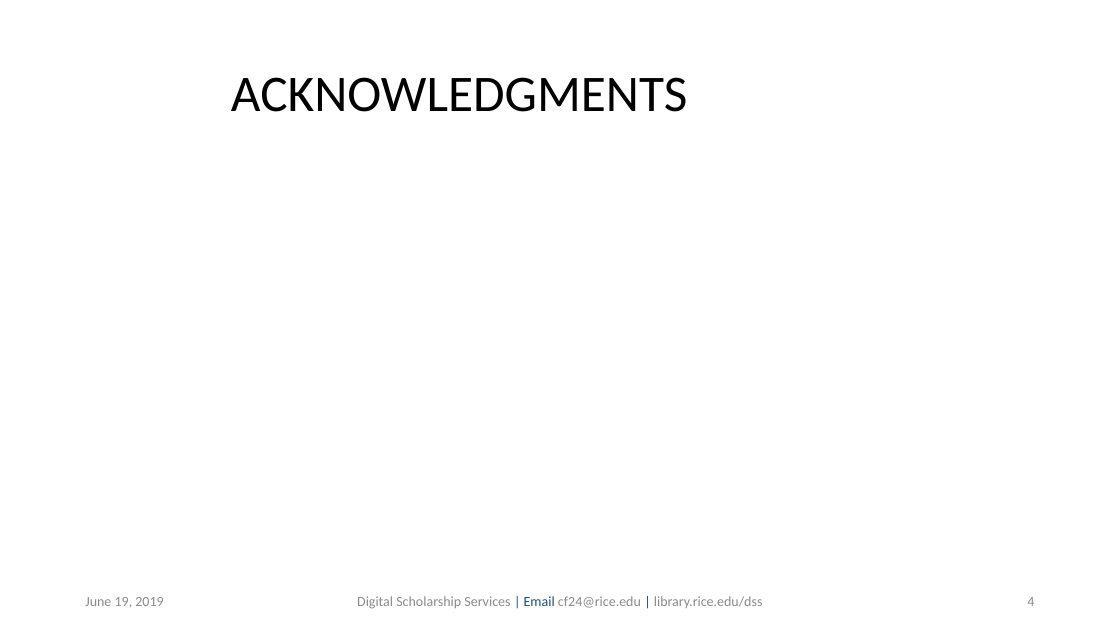
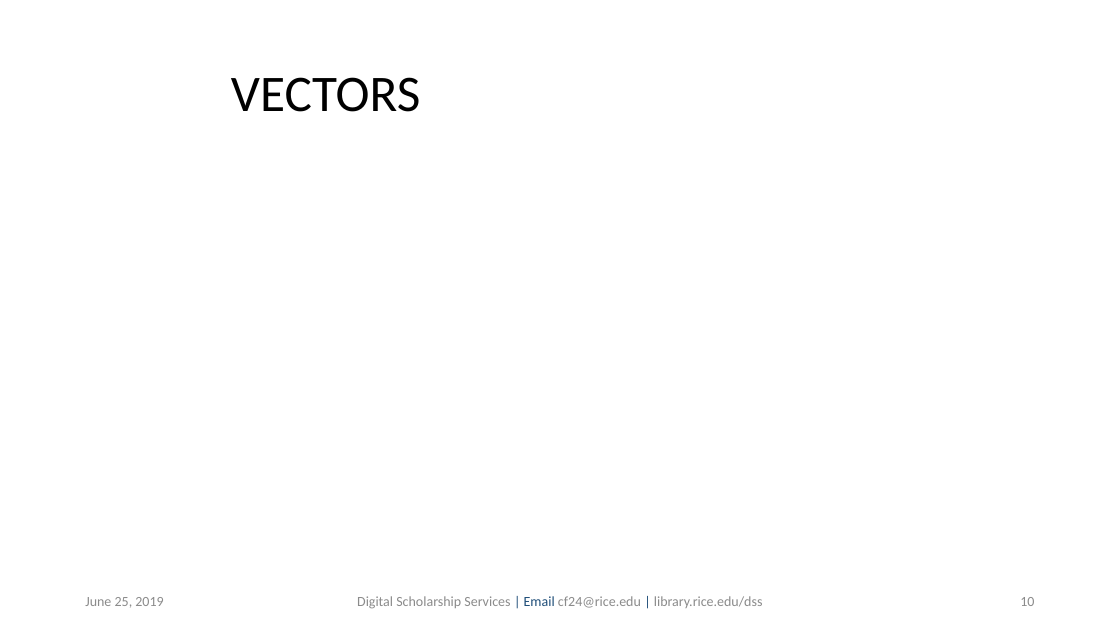
Before and after one commit to bakitybacon/rice-data-and-donuts, a slide deck: slide 10 of introR/Introduction to R.pptx (slide 4 before the commit). Drawn at 1120x630 pixels with LibreOffice and Linux fonts; fonts in the diff are those of the drawing; background and template pictures are left out. Boxes give left, top, right and bottom in pixels: in the first picture for what was removed or moved away, otherwise in the second. Text is boxed around its words. In the diff, an @@ line names an element or a change of style, - is before the commit and + after.

```diff
--- a/introR/Introduction to R.pptx
+++ b/introR/Introduction to R.pptx
@@ title at box(231, 77, 420, 112): text changed @@
-ACKNOWLEDGMENTS
+VECTORS
@@ text at box(85, 597, 163, 607): text changed @@
-June 19, 2019
+June 25, 2019
@@ page number at box(1020, 597, 1034, 606): text changed @@
-4
+10
```
Also in this commit, not shown: 2 other slides changed, 30 slides added.
